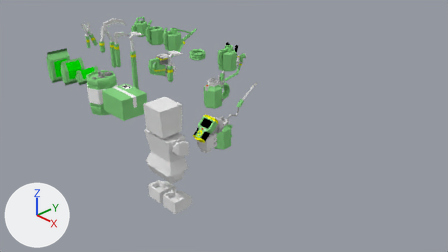
A saved change to the Blender file crops/tools/tools.blend.
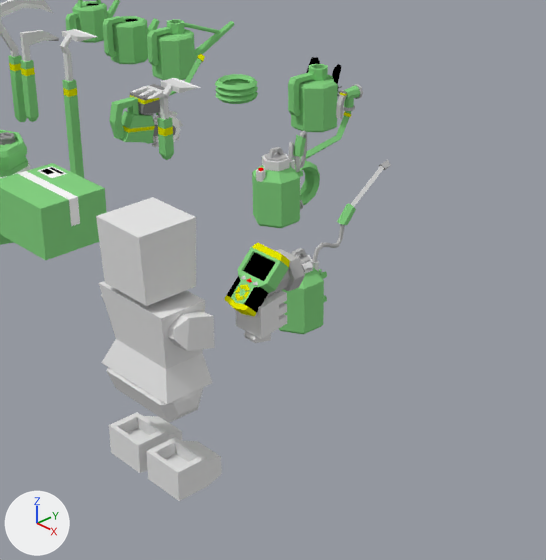
There are two pictures of each version: one from the file's camera 'Camera', one close up on the part from 24% to 71% of the width and 8% to 94% of the height. The axes (+X, +Y, +Z) are drawn at lower left. The lights are the same throughout.

Objects in the first close-up: 'analyzer', 'hoe', 'package', 'planter', 'player_base_Mesh.042', 'reclaimer', 'sickle.001', 'sprayer', 'sprayer.001', 'watering can2', 'watering can3', 'watering cat'.
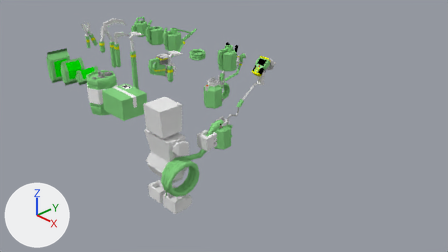
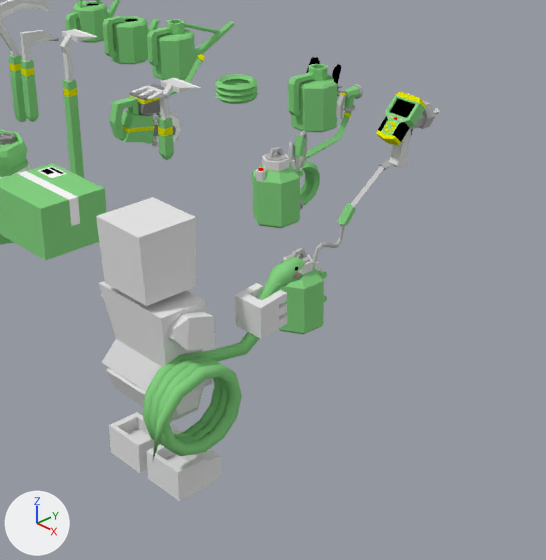
Commit message: Create watering snake model

Patch to the scene script:
```diff
--- a/crops/tools/tools.blend.py
+++ b/crops/tools/tools.blend.py
@@ me_cuspiral @@
+me_cuspiral.from_pydata(...)  # 331 vertices, 332 faces; spans x -1.06..0.42, y -1.33..0.52, z -0.18..0.22
+me_cuspiral.polygons.foreach_set('use_smooth', [True] * 332)
+# faces by material slot: [316, 8, 4, 4]
+me_cuspiral.materials.append(mat_blank)  # green #87d383
+me_cuspiral.materials.append(mat_black)  # black #000000
+me_cuspiral.materials.append(mat_pink)  # pink #e7a3be
+me_cuspiral.materials.append(mat_red)  # red #ff0000
@@ ob_analyzer @@
 ob_analyzer = bpy.data.objects.new('analyzer', me_cylinder_002)
-ob_analyzer.location = (0.0, 0.0, 0.0)
+ob_analyzer.location = (-2.0, 4.0, 0.0)
 _m = ob_analyzer.modifiers.new('EdgeSplit', 'EDGE_SPLIT')
@@ ob_watering_snake @@
+ob_watering_snake = bpy.data.objects.new('watering snake', me_cuspiral)
+ob_watering_snake.location = (0.0, 0.0, 0.0)
+ob_watering_snake.rotation_euler = (0.0, -1.571, 0.0)  # degrees (0, -90, 0)
+_m = ob_watering_snake.modifiers.new('EdgeSplit', 'EDGE_SPLIT')
+_m.use_edge_angle = False
```

Where the change shows, as pixel boxes [x1, y1, x2, y2] in the close-ups (546 x 560 px):
'watering snake', added (green)
    after: [142, 256, 305, 459]
    faces in mat_blank (green #87d383): [142, 256, 305, 459]
'analyzer', moved
    before: [224, 243, 313, 343]
    after: [376, 92, 440, 168]
